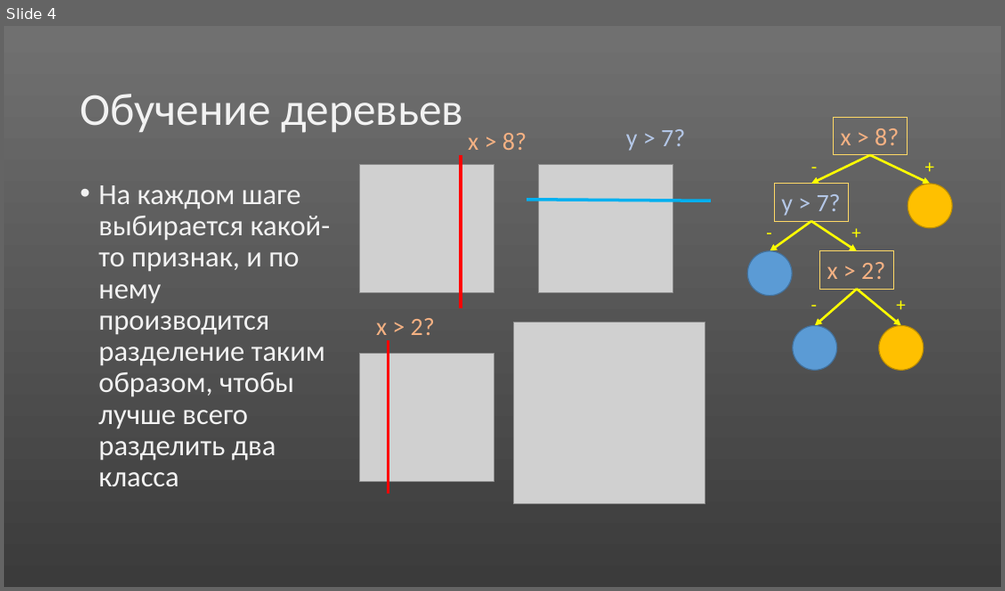
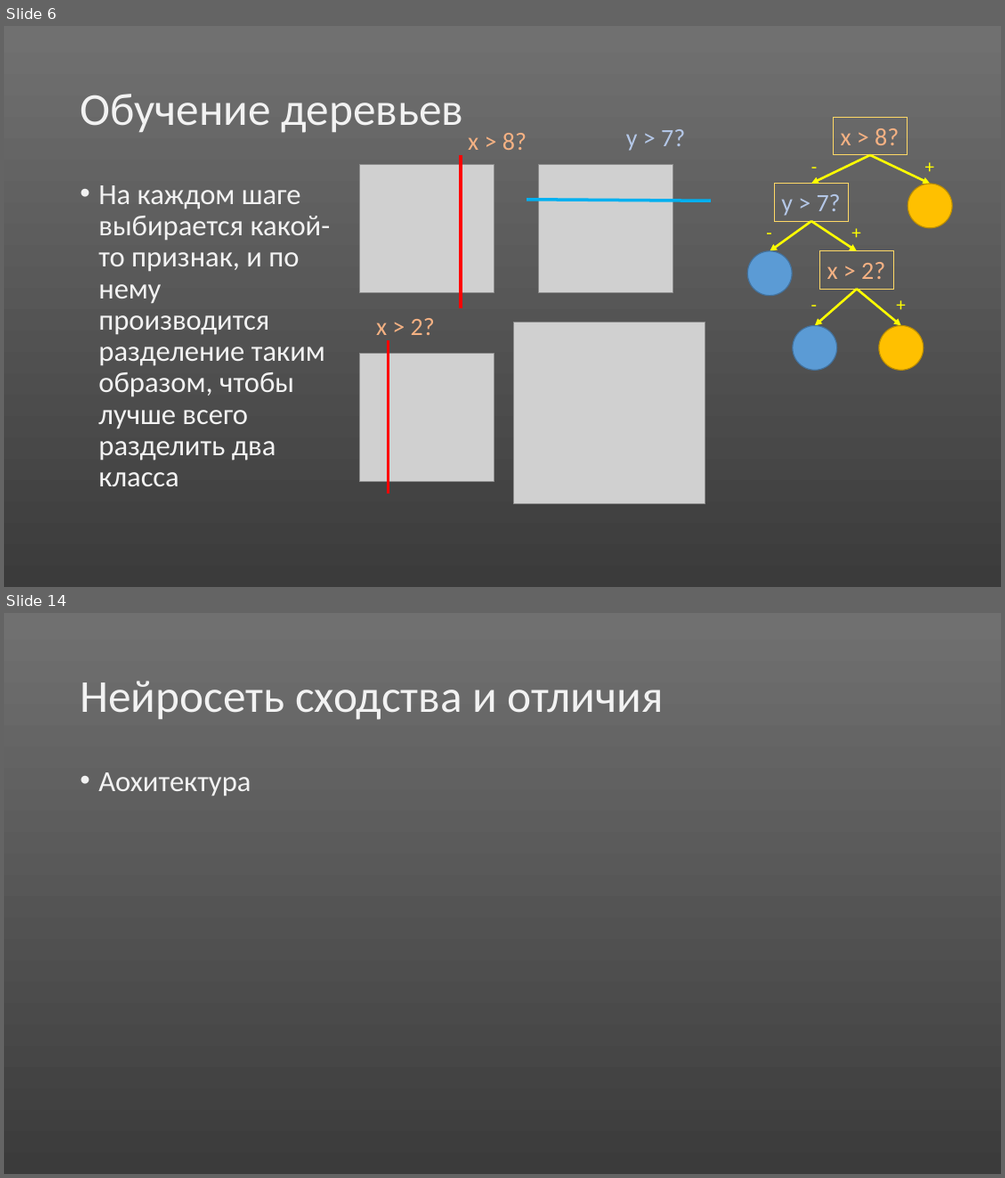
Before and after one commit to abrikos110/school-bla, a slide deck: presentations/voice-rec.pptx. Shown one above the other, each under a label of ours: slide 4 before the commit, slides 6 and 14 after it; the slides between them are not shown. The pictures are 1005x591 and 1005x1178 pixels, drawn with LibreOffice and Linux fonts; fonts in the diff are those of the drawing; grey boxes stand for pictures. Boxes give left, top, right and bottom in pixels: in the first picture for what was removed or moved away, otherwise in the second. Text is boxed around its words. In the diff, an @@ line names an element or a change of style, - is before the commit and + after.

```diff
--- a/presentations/voice-rec.pptx
+++ b/presentations/voice-rec.pptx
@@ slide 14 added at [4,613,1001,1174], background gradient #707070 to #3B3B3B @@
@@ title added at [80,681,663,720], 44 pt, text #F2F2F2 @@
+Нейросеть сходства и отличия
@@ text added at [98,772,251,795], 28 pt, text #F2F2F2 @@
+• Аохитектура
@@ what was slide 4 is now slide 6 @@
```
Also in this commit, not shown: 6 slides changed, 7 other slides added, 1 slide removed.
